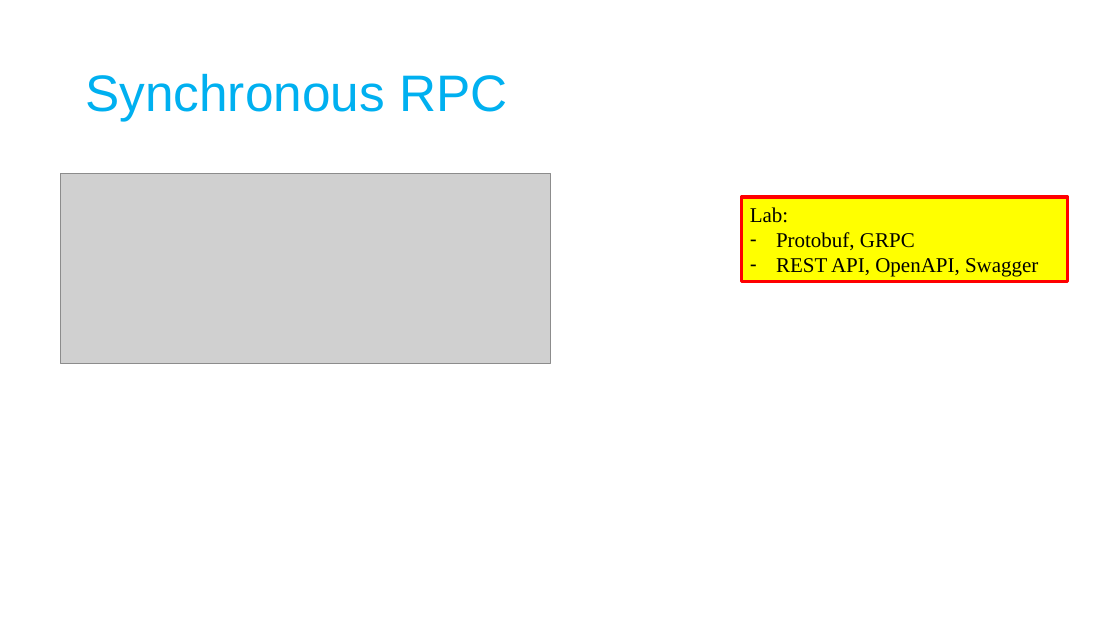
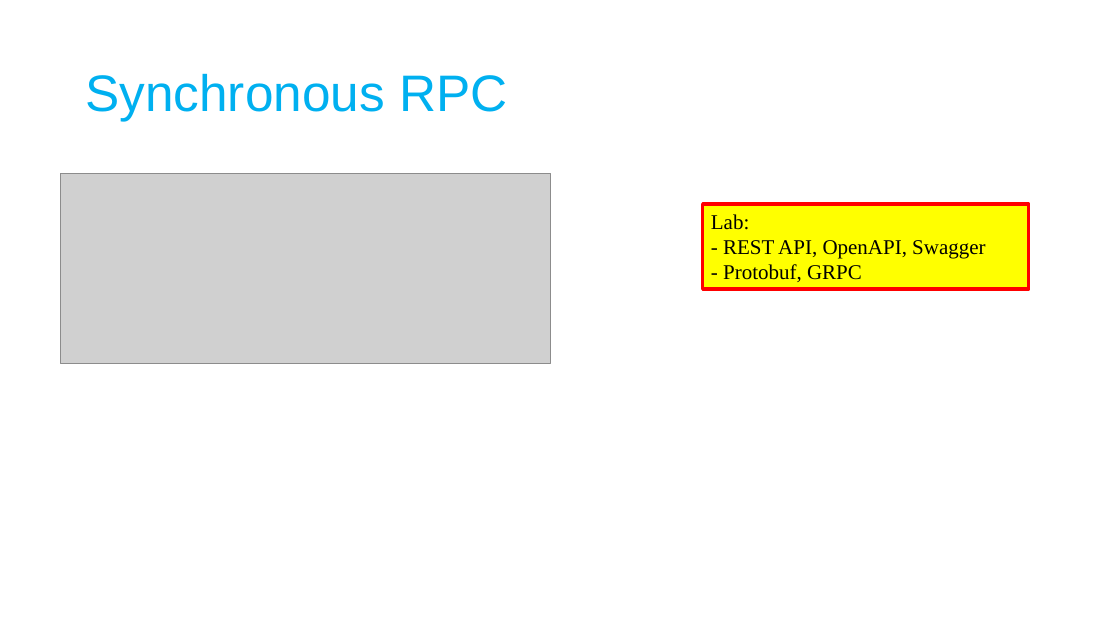
Before and after one commit to tuanndd/microservices-labs, a slide deck: slide 4 of module-3/Building-Microservices-Inter-Process-Communication-in-a-Microservices-Architecture.pptx. Drawn at 1120x630 pixels with LibreOffice and Linux fonts; fonts in the diff are those of the drawing; grey boxes stand for pictures. Boxes give left, top, right and bottom in pixels: in the first picture for what was removed or moved away, otherwise in the second. Text is boxed around its words. In the diff, an @@ line names an element or a change of style, - is before the commit and + after.

```diff
--- a/module-3/Building-Microservices-Inter-Process-Communication-in-a-Microservices-Architecture.pptx
+++ b/module-3/Building-Microservices-Inter-Process-Communication-in-a-Microservices-Architecture.pptx
@@ rectangle "Lab:": place and size @@
-rectangle "Lab:" at [742, 197, 1068, 281]
+rectangle "Lab:" at [703, 204, 1029, 289]
@@ text in rectangle at [723, 240, 985, 282]: text changed @@
-– Protobuf, GRPC
-– REST API, OpenAPI, Swagger
+- REST API, OpenAPI, Swagger
+- Protobuf, GRPC
```
Also in this commit, not shown: 3 other slides changed, 7 other files.
